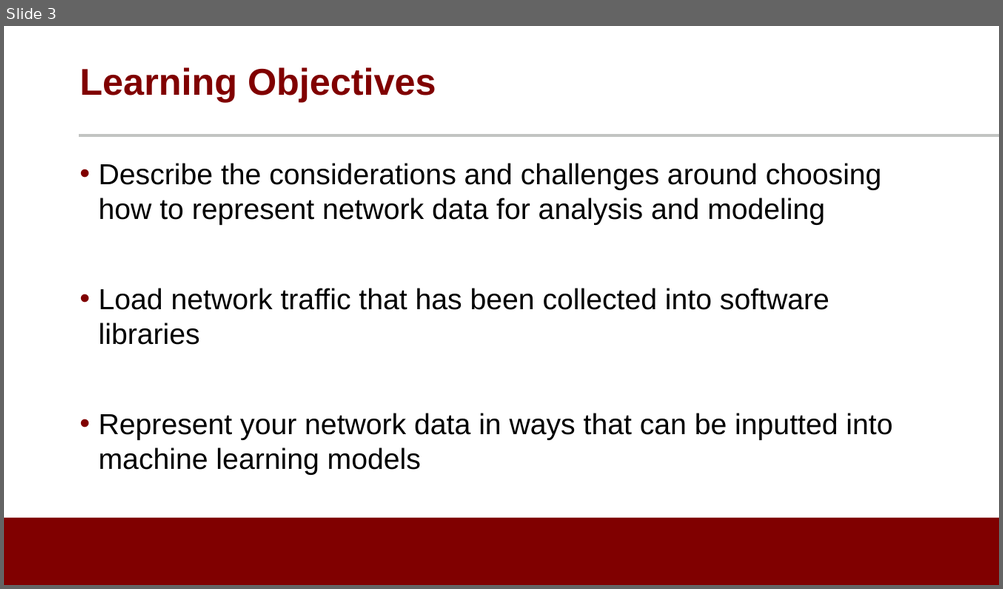
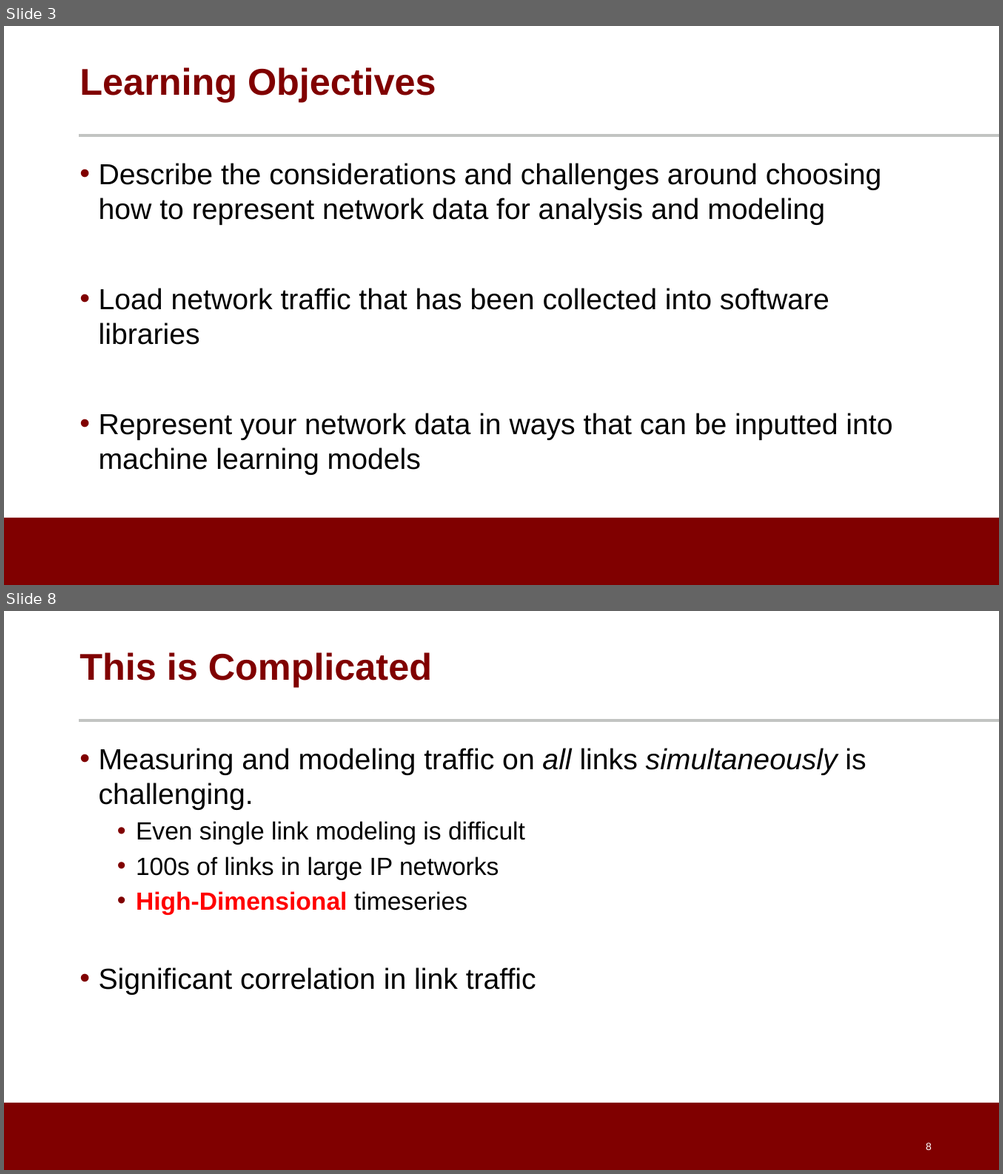
Before and after one commit to noise-lab/ML-Cybersecurity, a slide deck: module-3/ppt/3.4-Unsupervised Learning.pptx. Shown one above the other, each under a label of ours: slide 3 before the commit, slides 3 and 8 after it; the slides between them are not shown. The pictures are 1003x589 and 1003x1174 pixels, drawn with LibreOffice and Linux fonts; fonts in the diff are those of the drawing; background and template pictures are left out. Boxes give left, top, right and bottom in pixels: in the first picture for what was removed or moved away, otherwise in the second. Text is boxed around its words. In the diff, an @@ line names an element or a change of style, - is before the commit and + after.

```diff
--- a/module-3/ppt/3.4-Unsupervised Learning.pptx
+++ b/module-3/ppt/3.4-Unsupervised Learning.pptx
@@ slide 8 added at <box>4,611,999,1170</box>, background #FFFFFF; not listed: 2 template elements that a slide beside it also shows @@
@@ title added at <box>79,652,432,687</box>, 36 pt, text #800000, bold @@
+This is Complicated
@@ text added at <box>99,748,865,995</box>, 28 pt, text #000000 @@
+• Measuring and modeling traffic on all links simultaneously is challenging.
+  • Even single link modeling is difficult
+  • 100s of links in large IP networks
+  • High-Dimensional timeseries
+• Significant correlation in link traffic
@@ page number added at <box>925,1143,931,1150</box>, 10 pt, text #FFFFFF @@
+8
```
Also in this commit, not shown: 2 slides changed, 23 other slides added, 1 slide removed, 4 other files.
